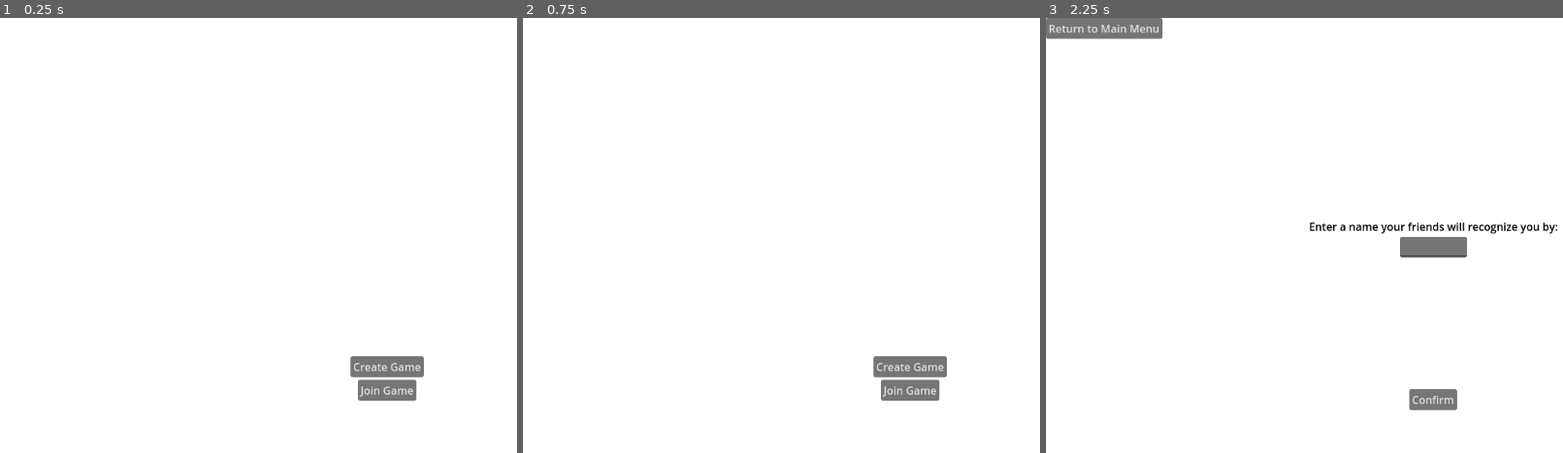
Above: before the commit, frames 1-3 (left to right).
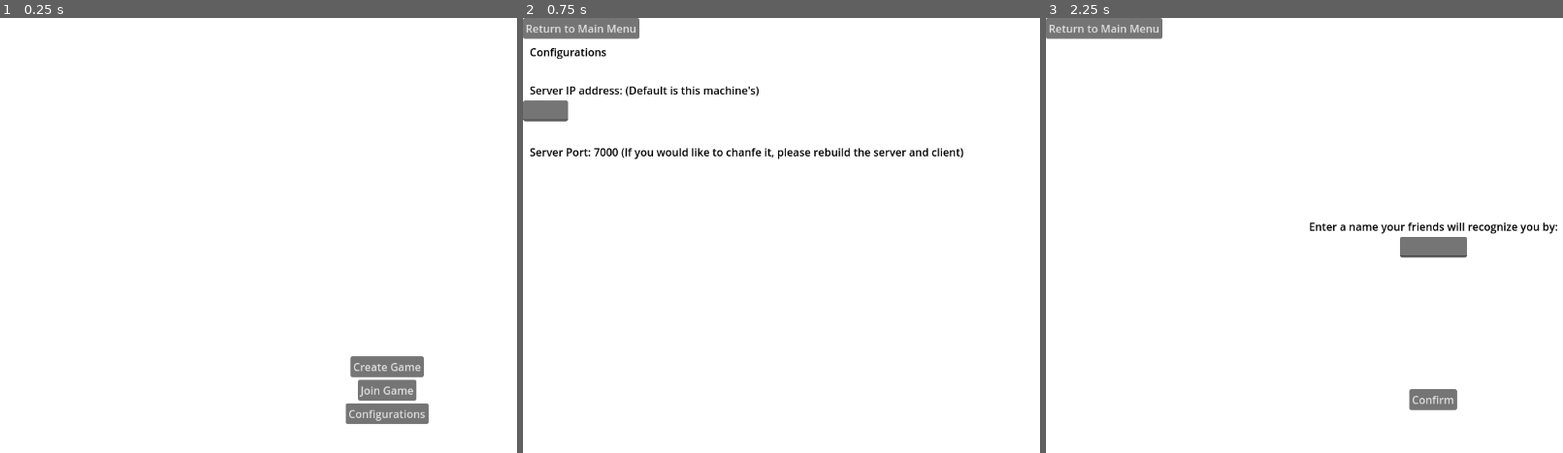
Above: after the commit, the same moments.

Repository: AP1506/IdentitySwap
Game: Godot game, scene res://Scenes/main_menu.tscn
The game is run twice, just before and just after one commit, with the same random seed, the same clock (stepped at 60 frames per second) and the same inputs.
Inputs (mouse positions are in pixels of both pictures, inside the frame that each line leads up to):
- Up to frame 1 (0.25 s): no input
- Up to frame 2 (0.75 s): click (910, 413) at 0.5 s, where only the run after the commit has a clickable "Configurations"
- Up to frame 3 (2.25 s): click (1102, 26) at 1.25 s, where only the run after the commit has a clickable "Return to Main Menu"; click "Create Game" at 2 s

The runs differ from the first frame. In frame 1, 0.8% of the frame differs, in the area x 66-83%, y 88-94%; in frame 2, 4.3%, in the area x 0-86%, y 0-88%; in frame 3, nothing differs.

Commit message:
Allow changing the server ip address

Diff:
--- a/Scenes/main_menu.tscn
+++ b/Scenes/main_menu.tscn
@@ -36,6 +36,11 @@
 size_flags_horizontal = 4
 text = "Join Game"
 
+[node name="ConfigButton" type="Button" parent="MainMenu/VBoxContainer"]
+layout_mode = 2
+size_flags_horizontal = 4
+text = "Configurations"
+
 [node name="JoinGameMenu" type="ColorRect" parent="."]
 visible = false
 anchors_preset = 15
@@ -185,10 +190,57 @@
 theme = ExtResource("2_kplfk")
 text = "Start Game"
 
+[node name="ConfigMenu" type="ColorRect" parent="."]
+visible = false
+anchors_preset = 15
+anchor_right = 1.0
+anchor_bottom = 1.0
+grow_horizontal = 2
+grow_vertical = 2
+
+[node name="VBoxContainer" type="VBoxContainer" parent="ConfigMenu"]
+layout_mode = 1
+anchors_preset = 15
+anchor_right = 1.0
+anchor_bottom = 1.0
+grow_horizontal = 2
+grow_vertical = 2
+
+[node name="BackButton2" type="Button" parent="ConfigMenu/VBoxContainer"]
+layout_mode = 2
+size_flags_horizontal = 0
+size_flags_vertical = 0
+theme = ExtResource("2_kplfk")
+text = "Return to Main Menu"
+
+[node name="Label" type="Label" parent="ConfigMenu/VBoxContainer"]
+layout_mode = 2
+theme = ExtResource("2_kplfk")
+text = "Configurations
+
+"
+
+[node name="Label2" type="Label" parent="ConfigMenu/VBoxContainer"]
+layout_mode = 2
+theme = ExtResource("2_kplfk")
+text = "Server IP address: (Default is this machine's)"
+
+[node name="ServerIPEdit" type="LineEdit" parent="ConfigMenu/VBoxContainer"]
+layout_mode = 2
+size_flags_horizontal = 0
+
+[node name="Label3" type="Label" parent="ConfigMenu/VBoxContainer"]
+layout_mode = 2
+theme = ExtResource("2_kplfk")
+text = "
+Server Port: 7000 (If you would like to chanfe it, please rebuild the server and client)"
+
 [connection signal="pressed" from="MainMenu/VBoxContainer/CreateGameButton" to="." method="_on_create_game_button_pressed"]
 [connection signal="pressed" from="MainMenu/VBoxContainer/JoinGameButton" to="." method="_on_join_game_button_pressed"]
+[connection signal="pressed" from="MainMenu/VBoxContainer/ConfigButton" to="." method="_on_config_button_pressed"]
 [connection signal="pressed" from="JoinGameMenu/VBoxContainer/BackButton" to="." method="_on_back_button_pressed"]
 [connection signal="text_submitted" from="JoinGameMenu/VBoxContainer/NameEdit" to="." method="_on_name_edit_text_submitted"]
 [connection signal="pressed" from="JoinGameMenu/VBoxContainer/ConfirmButton" to="." method="_on_confirm_button_pressed"]
 [connection signal="pressed" from="Lobby/VBoxContainer2/ReturnToMenuButton" to="." method="_on_back_button_pressed"]
 [connection signal="pressed" from="Lobby/VBoxContainer2/StartGameButton" to="." method="_on_start_game_button_pressed"]
+[connection signal="pressed" from="ConfigMenu/VBoxContainer/BackButton2" to="." method="_on_back_button_pressed"]
--- a/Scripts/lobby.gd
+++ b/Scripts/lobby.gd
@@ -64,7 +64,7 @@
 
 func join_game(address = ""):
 	if address.is_empty():
-		address = IP.resolve_hostname(str(OS.get_environment("COMPUTERNAME")),1) #Debug
+		address = DEFAULT_SERVER_IP
 	var peer = ENetMultiplayerPeer.new()
 	var error = peer.create_client(address, PORT)
 	if error:
--- a/Scripts/main_menu.gd
+++ b/Scripts/main_menu.gd
@@ -14,14 +14,23 @@
 @onready var start_game_error_label = $Lobby/VBoxContainer2/ErrorLabel
 @onready var start_game_button = $Lobby/VBoxContainer2/StartGameButton
 
+@onready var config_menu = $ConfigMenu
+@onready var server_ip_edit = $ConfigMenu/VBoxContainer/ServerIPEdit
+
 var creating_game: bool
+var address_to_join : String
 
 func _ready():
 	if OS.has_feature("dedicated_server"):
 		$"/root/Lobby".create_game()
 		print("Created game server")
+		print("The machine's IP address is " + IP.resolve_hostname(str(OS.get_environment("COMPUTERNAME")),1))
 
+	# Connect signals for everyone
 	$"/root/Lobby".game_connect.connect(_on_game_connected)
+
+	# Default address to join
+	address_to_join = IP.resolve_hostname(str(OS.get_environment("COMPUTERNAME")),1)
 
 func _process(delta):
 	if (lobby.visible == true):
@@ -73,7 +82,7 @@
 
 		# Try joining the game
 
-		var error = $"/root/Lobby".join_game()
+		var error = $"/root/Lobby".join_game(address_to_join)
 
 		if error:
 			confirm_error_label.text = "Error connecting to the server"
@@ -86,7 +95,7 @@
 		$"/root/Lobby".player_info["gameCode"] = code_edit.text
 
 		# Try joining the game
-		var error = $"/root/Lobby".join_game()
+		var error = $"/root/Lobby".join_game(address_to_join)
 		if error and error is String:
 			confirm_error_label.text = error
 			confirm_error_label.visible = true
@@ -129,6 +138,15 @@
 	main_menu.visible = true
 	join_game_menu.visible = false
 	lobby.visible = false
+	if config_menu.visible:
+		# Set the ip address to join
+		if server_ip_edit.text:
+			address_to_join = server_ip_edit.text
+		else: # Use the default value, this machine's IP address
+			address_to_join = IP.resolve_hostname(str(OS.get_environment("COMPUTERNAME")),1)
+
+		config_menu.visible = false
+		$"/root/Lobby"
 
 	$"/root/Lobby".main_menu_state = $"/root/Lobby".MAIN_MENU_STATE.MAIN_MENU
 
@@ -146,3 +164,7 @@
 
 func _on_name_edit_text_submitted(new_text):
 	_on_confirm_button_pressed()
+
+
+func _on_config_button_pressed():
+	config_menu.visible = true
